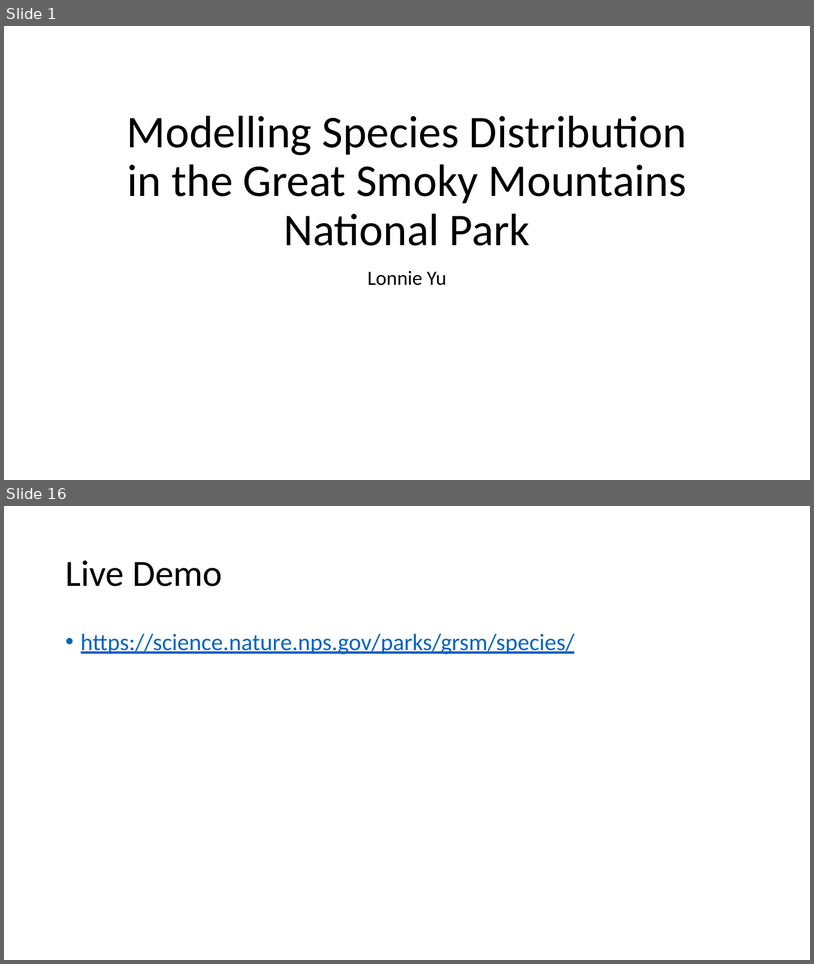
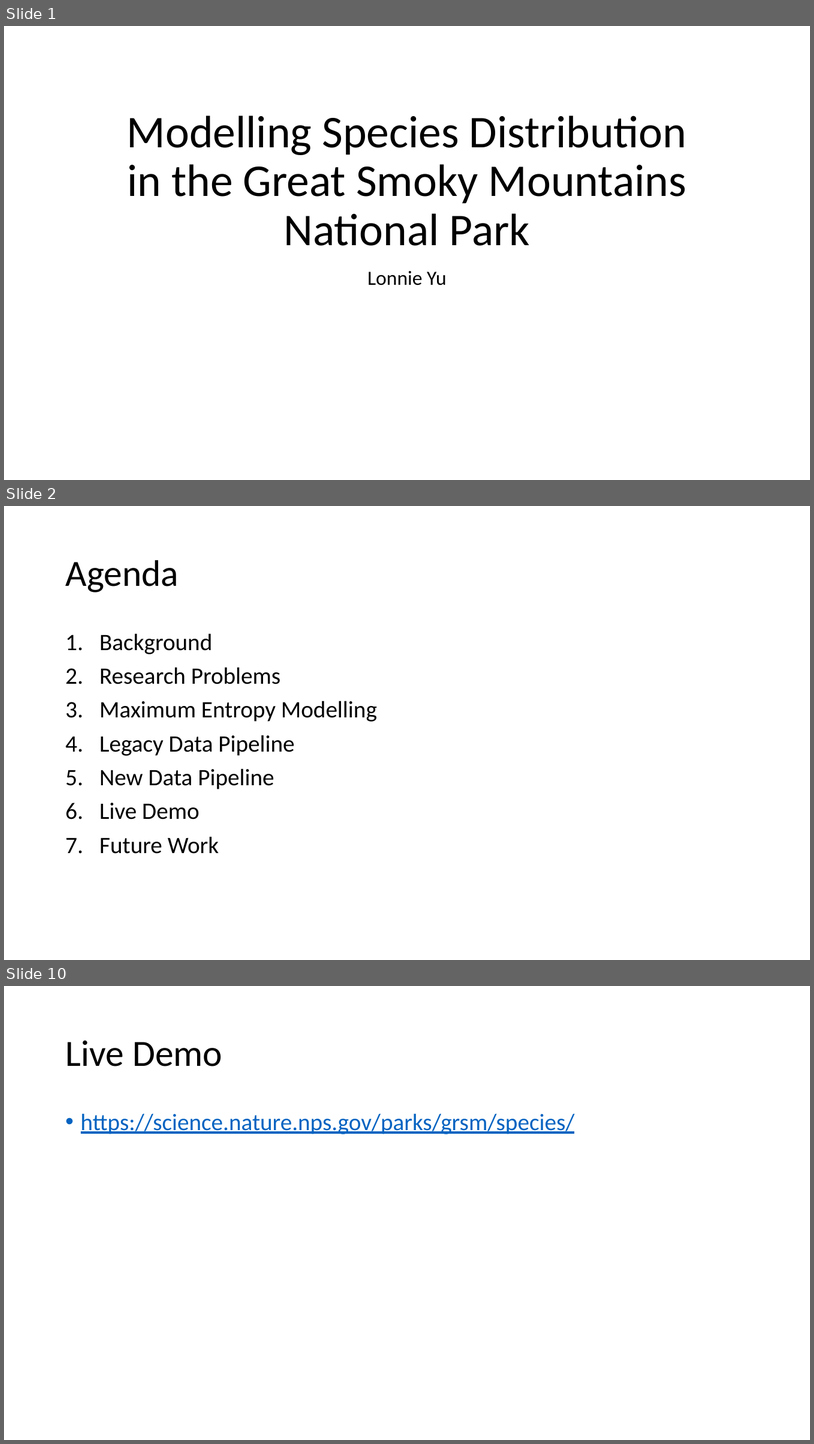
Before and after one commit to lonnieljyu/npmap-species, a slide deck: presentation/species_mapper_presentation.pptx. Shown one above the other, each under a label of ours: slides 1 and 16 before the commit, slides 1, 2 and 10 after it; the slides between them are not shown. The pictures are 814x964 and 814x1444 pixels, drawn with LibreOffice and Linux fonts; fonts in the diff are those of the drawing. Boxes give left, top, right and bottom in pixels: in the first picture for what was removed or moved away, otherwise in the second. Text is boxed around its words. In the diff, an @@ line names an element or a change of style, - is before the commit and + after.

```diff
--- a/presentation/species_mapper_presentation.pptx
+++ b/presentation/species_mapper_presentation.pptx
@@ slide 2 added at box(4, 506, 810, 960), background #FFFFFF @@
@@ title added at box(65, 560, 179, 592), 44 pt, text #000000 @@
+Agenda
@@ text added at box(99, 633, 377, 853), 28 pt, text #000000 @@
+1. Background
+2. Research Problems
+3. Maximum Entropy Modelling
+4. Legacy Data Pipeline
+5. New Data Pipeline
+6. Live Demo
+7. Future Work
@@ what was slide 16 is now slide 10 @@
```
Also in this commit, not shown: 5 slides changed, 3 other slides added, 10 slides removed, 1 other file.
